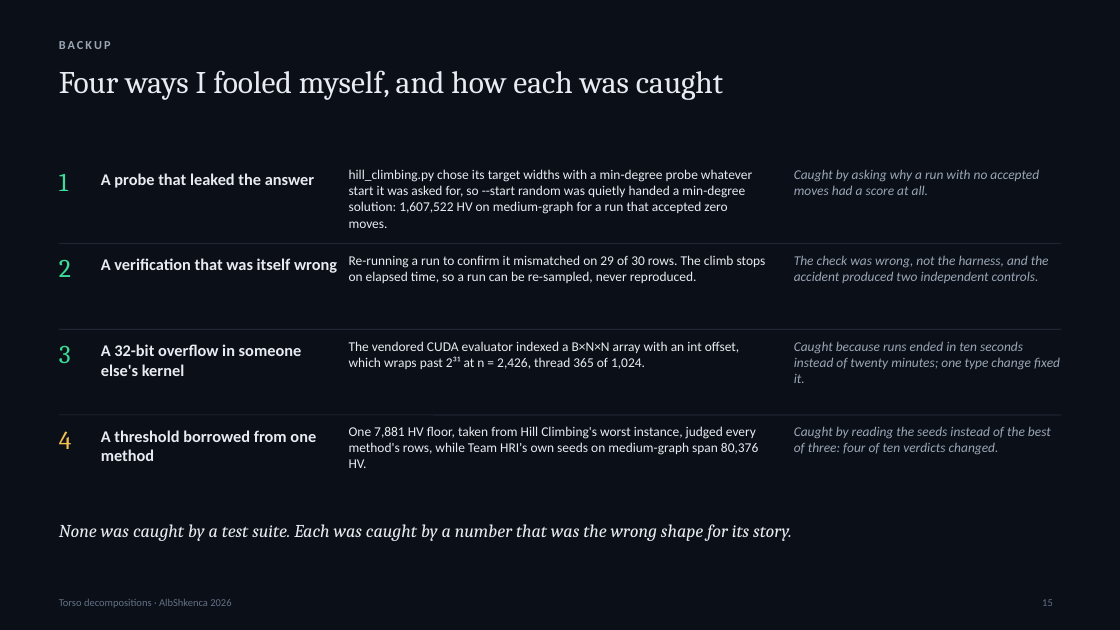
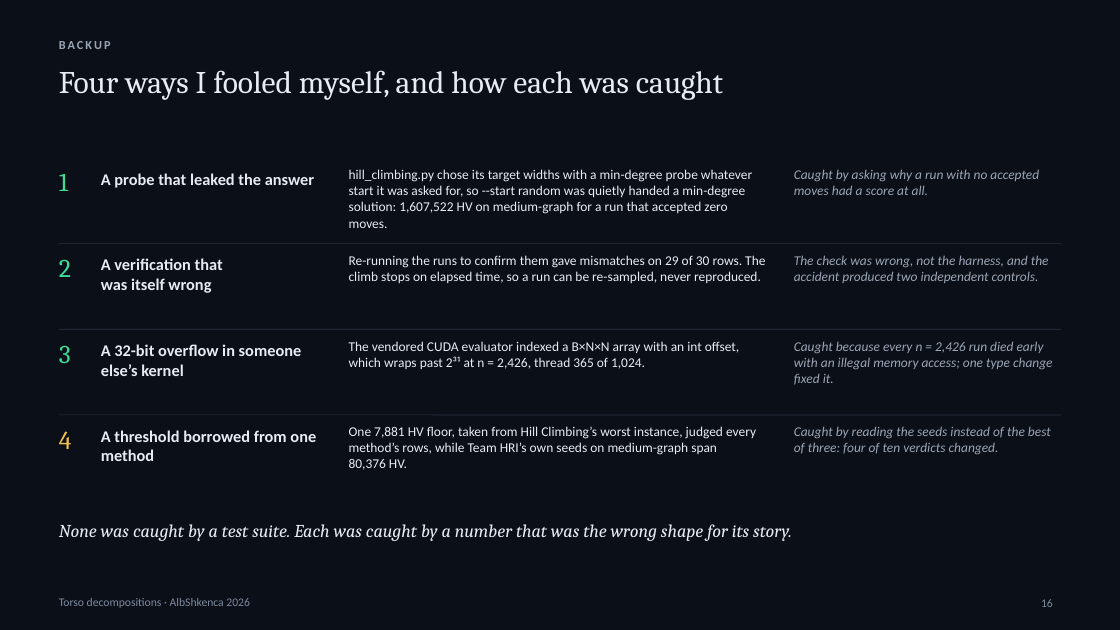
Before and after one commit to adrianymeri/SpOC3, a slide deck: slide 16 of SpOC3-Torso-Decompositions-AlbShkenca2026-EN.pptx (slide 15 before the commit). Drawn at 1120x630 pixels with LibreOffice and Linux fonts; fonts in the diff are those of the drawing. Boxes give left, top, right and bottom in pixels: in the first picture for what was removed or moved away, otherwise in the second. Text is boxed around its words. In the diff, an @@ line names an element or a change of style, - is before the commit and + after.

```diff
--- a/SpOC3-Torso-Decompositions-AlbShkenca2026-EN.pptx
+++ b/SpOC3-Torso-Decompositions-AlbShkenca2026-EN.pptx
@@ text at (101, 258, 223, 293): text changed @@
-A verification that was itself wrong
+A verification that
+was itself wrong
@@ text at (349, 255, 765, 283): text changed @@
-Re-running a run to confirm it mismatched on 29 of 30 rows. The climb stops on elapsed time, so a run can be re-sampled, never reproduced.
+Re-running the runs to confirm them gave mismatches on 29 of 30 rows. The climb stops on elapsed time, so a run can be re-sampled, never reproduced.
@@ text at (101, 344, 302, 376): text changed @@
-A 32-bit overflow in someone else's kernel
+A 32-bit overflow in someone else’s kernel
@@ text at (794, 341, 1053, 385): text changed @@
-Caught because runs ended in ten seconds instead of twenty minutes; one type change fixed it.
+Caught because every n = 2,426 run died early with an illegal memory access; one type change fixed it.
@@ text at (349, 426, 756, 470): text changed @@
-One 7,881 HV floor, taken from Hill Climbing's worst instance, judged every method's rows, while Team HRI's own seeds on medium-graph span 80,376 HV.
+One 7,881 HV floor, taken from Hill Climbing’s worst instance, judged every method’s rows, while Team HRI’s own seeds on medium-graph span 80,376 HV.
@@ text "Torso decompositions · AlbShkenca 2026" at (59, 598, 250, 608): size 9 to 10 pt, text colour #647187 to #7D8AA0 @@
@@ page number at (1041, 599, 1053, 607): text changed; size 9 to 10 pt; text colour #647187 to #7D8AA0 @@
-15
+16
```
Also in this commit, not shown: 19 other slides changed, 1 slide added, 11 other files.
